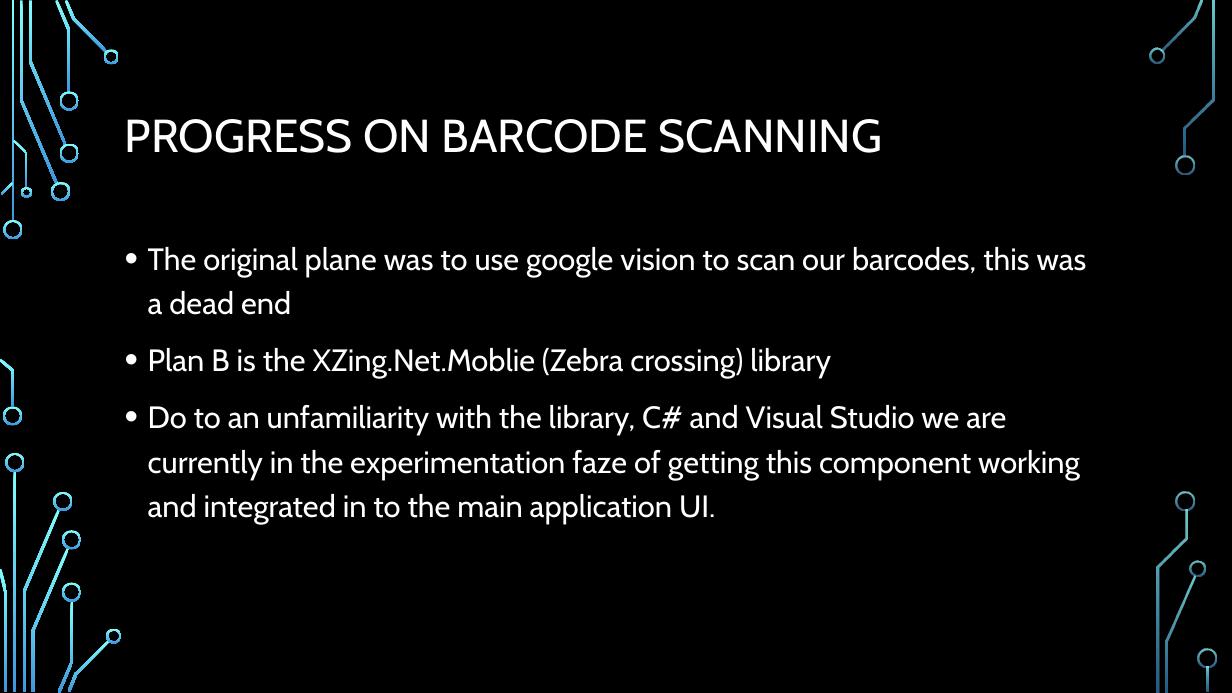
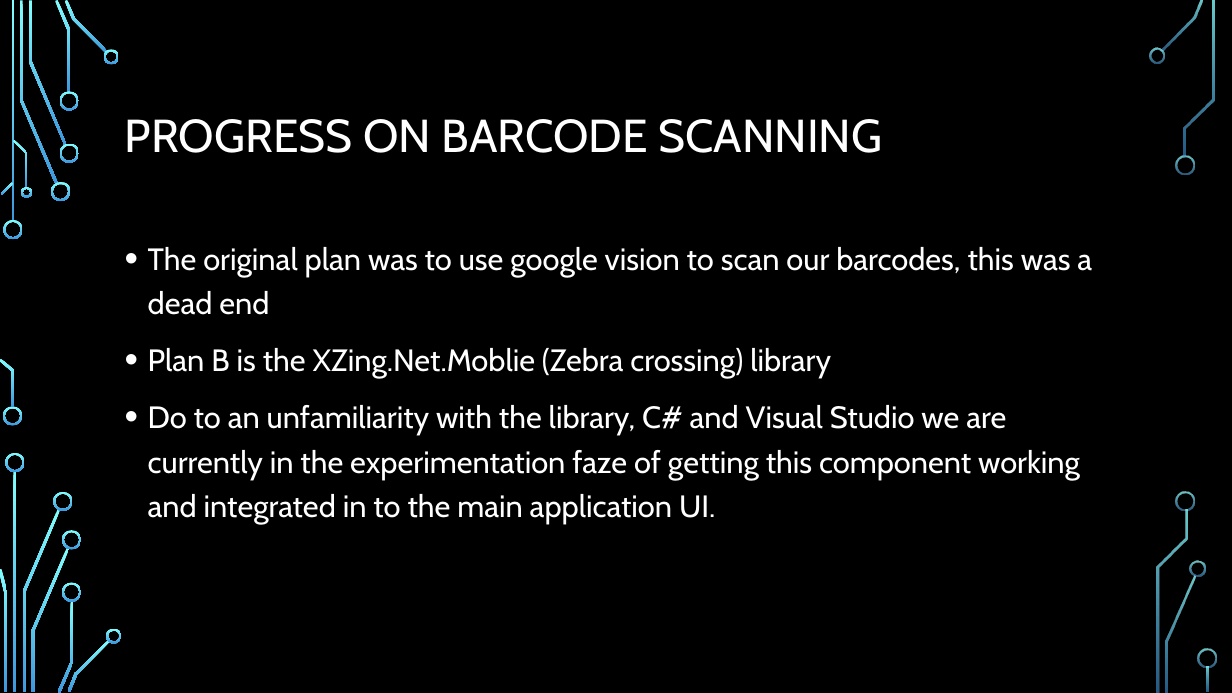
Before and after one commit to frozenNodak/InventoryManagement491, a slide deck: slide 5 of Inventory Management System demo draft.pptx. Drawn at 1232x693 pixels with LibreOffice and Linux fonts; fonts in the diff are those of the drawing; background and template pictures are left out. Boxes give left, top, right and bottom in pixels: in the first picture for what was removed or moved away, otherwise in the second. Text is boxed around its words. In the diff, an @@ line names an element or a change of style, - is before the commit and + after.

```diff
--- a/Inventory Management System demo draft.pptx
+++ b/Inventory Management System demo draft.pptx
@@ text at (x1=148, y1=247, x2=1092, y2=315): text changed @@
-• The original plane was to use google vision to scan our barcodes, this was a dead end
+• The original plan was to use google vision to scan our barcodes, this was a dead end
```
Also in this commit, not shown: 2 other slides changed, 3 slides added, 31 other files.
